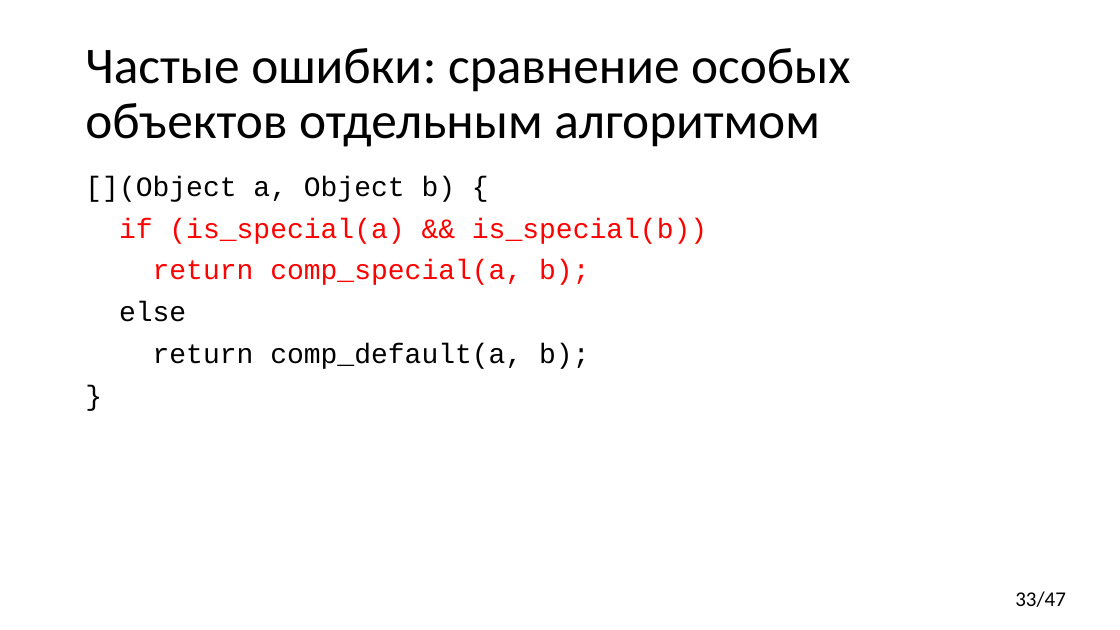
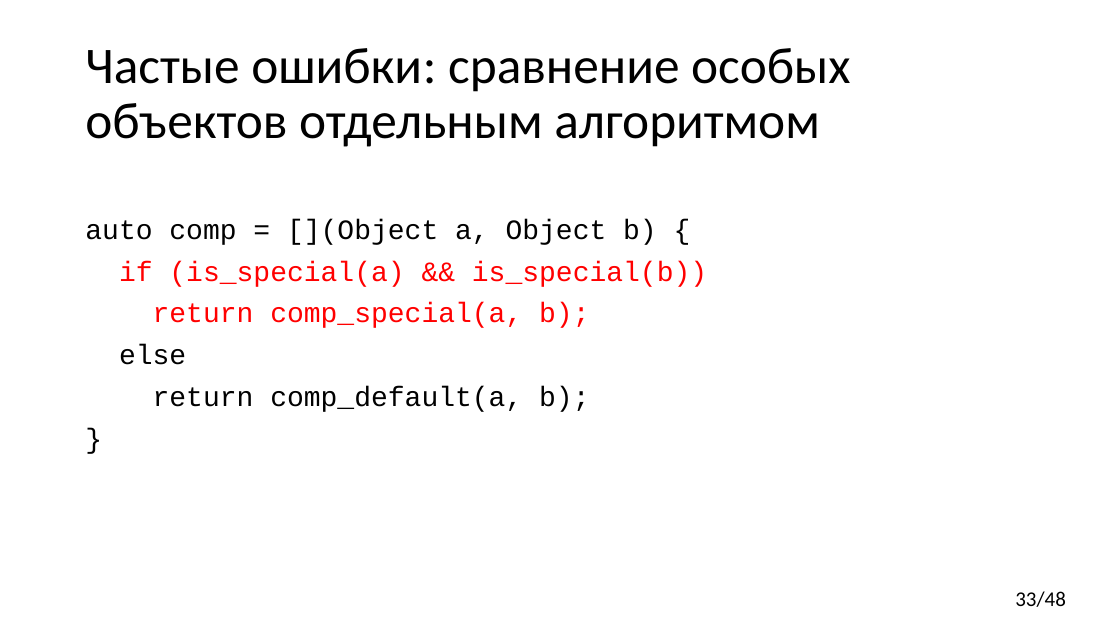
Before and after one commit to yugr/CppRussia, a slide deck: slide 33 of 2023/RU.pptx. Drawn at 1120x630 pixels with LibreOffice and Linux fonts; fonts in the diff are those of the drawing. Boxes give left, top, right and bottom in pixels: in the first picture for what was removed or moved away, otherwise in the second. Text is boxed around its words. In the diff, an @@ line names an element or a change of style, - is before the commit and + after.

```diff
--- a/2023/RU.pptx
+++ b/2023/RU.pptx
@@ text "auto comp = [](Object a, ..." moved from (x1=85, y1=176, x2=707, y2=369) to (x1=85, y1=219, x2=707, y2=412) @@
@@ text at (x1=85, y1=219, x2=657, y2=245): text changed @@
-[](Object a, Object b) {
+auto comp = [](Object a, Object b) {
@@ page number at (x1=1015, y1=591, x2=1066, y2=607): text changed @@
-33/47
+33/48
```
Also in this commit, not shown: 7 other slides changed.
